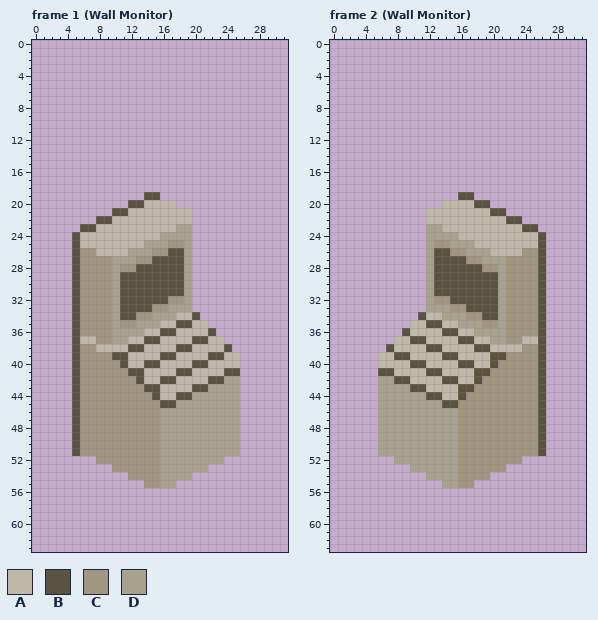
Two versions of one pixel-art file, assets/POI/1-1.aseprite. Above, as it was before the edit.
32x64 pixels, 2 frames. Shown: frame 1 (Wall Monitor), frame 2 (Wall Monitor).
Palette (. is transparent): A #bfb8a8  B #5a5341  C #a19680  D #a8a18e
Pixels before, frame 1 (Wall Monitor), first column x 5:
19 .........BB..........
20 .......BBAAAA........
21 .....BBAAAAAAAA......
22 ...BBAAAAAAAAAA......
23 .BBAAAAAAAAAADD......
24 BAAAAAAAAAADDDD......
25 BAAAAAAAADDDCCD......
26 BCCAAAADDDCCBBD......
27 BCCCCDDDCCBBBBD......
28 BCCCCDCCBBBBBBD......
29 BCCCCDBBBBBBBBD......
30 BCCCCDBBBBBBBBD......
31 BCCCCDBBBBBBBBD......
32 BCCCCDBBBBBBCCD......
33 BCCCCDBBBBCCDDD......
34 BCCCCDBBCCDDDAAB.....
35 BCCCCDCCDDDAABBAA....
36 BCCCCDDDDAABBAAAAB...
37 BAACCDDAABBAAAABBAA..
38 BCCAAAABBAAAABBAAAAB.
39 BCCCCBBAAAABBAAAABBAA
40 BCCCCCBAABBAAAABBAAAA
41 BCCCCCCBBAAAABBAAAABB
42 BCCCCCCCBAABBAAAABBDD
43 BCCCCCCCCBBAAAABBDDDD
44 BCCCCCCCCCBAABBDDDDDD
45 BCCCCCCCCCCBBDDDDDDDD
46 BCCCCCCCCCCDDDDDDDDDD
47 BCCCCCCCCCCDDDDDDDDDD
48 BCCCCCCCCCCDDDDDDDDDD
49 BCCCCCCCCCCDDDDDDDDDD
50 BCCCCCCCCCCDDDDDDDDDD
51 BCCCCCCCCCCDDDDDDDDDD
52 ...CCCCCCCCDDDDDDDD..
53 .....CCCCCCDDDDDD....
54 .......CCCCDDDD......
55 .........CCDD........
Pixels before, frame 2 (Wall Monitor), first column x 6:
19 ..........BB.........
20 ........AAAABB.......
21 ......AAAAAAAABB.....
22 ......AAAAAAAAAABB...
23 ......DDAAAAAAAAAABB.
24 ......DDDDAAAAAAAAAAB
25 ......DCCDDDAAAAAAAAB
26 ......DBBCCDDDAAAACCB
27 ......DBBBBCCDDDCCCCB
28 ......DBBBBBBCCDCCCCB
29 ......DBBBBBBBBDCCCCB
30 ......DBBBBBBBBDCCCCB
31 ......DBBBBBBBBDCCCCB
32 ......DCCBBBBBBDCCCCB
33 ......DDDCCBBBBDCCCCB
34 .....BAADDDCCBBDCCCCB
35 ....AABBAADDDCCDCCCCB
36 ...BAAAABBAADDDDCCCCB
37 ..AABBAAAABBAADDCCAAB
38 .BAAAABBAAAABBAAAACCB
39 AABBAAAABBAAAABBCCCCB
40 AAAABBAAAABBAABCCCCCB
41 BBAAAABBAAAABBCCCCCCB
42 DDBBAAAABBAABCCCCCCCB
43 DDDDBBAAAABBCCCCCCCCB
44 DDDDDDBBAABCCCCCCCCCB
45 DDDDDDDDBBCCCCCCCCCCB
46 DDDDDDDDDDCCCCCCCCCCB
47 DDDDDDDDDDCCCCCCCCCCB
48 DDDDDDDDDDCCCCCCCCCCB
49 DDDDDDDDDDCCCCCCCCCCB
50 DDDDDDDDDDCCCCCCCCCCB
51 DDDDDDDDDDCCCCCCCCCCB
52 ..DDDDDDDDCCCCCCCC...
53 ....DDDDDDCCCCCC.....
54 ......DDDDCCCC.......
55 ........DDCC.........
Once edited:
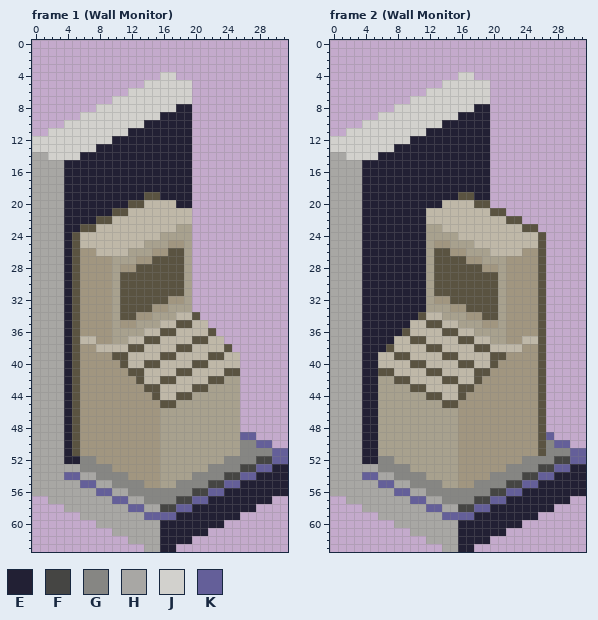
Colours new in this view: E #222034  F #454543  G #868683  H #a8a7a4  J #d2d1cd  K #645f99
Difference:
layer "Base" now shown
Changed rows in their new state; - is an unchanged pixel.
Frame 1 (Wall Monitor), layer "Base":
first column x 0:
 4 ----------------JJ--------------
 5 --------------JJJJJJ------------
 6 ------------JJJJJJJJ------------
 7 ----------JJJJJJJJJJ------------
 8 --------JJJJJJJJJJEE------------
 9 ------JJJJJJJJJJEEEE------------
10 ----JJJJJJJJJJEEEEEE------------
11 --JJJJJJJJJJEEEEEEEE------------
12 JJJJJJJJJJEEEEEEEEEE------------
13 JJJJJJJJEEEEEEEEEEEE------------
14 HHJJJJEEEEEEEEEEEEEE------------
15 HHHHEEEEEEEEEEEEEEEE------------
16 HHHHEEEEEEEEEEEEEEEE------------
17 HHHHEEEEEEEEEEEEEEEE------------
18 HHHHEEEEEEEEEEEEEEEE------------
19 HHHHEEEEEEEEEE--EEEE------------
20 HHHHEEEEEEEE------EE------------
21 HHHHEEEEEE----------------------
22 HHHHEEEE------------------------
23 HHHHEE--------------------------
24 HHHHE---------------------------
25 HHHHE---------------------------
26 HHHHE---------------------------
27 HHHHE---------------------------
28 HHHHE---------------------------
29 HHHHE---------------------------
30 HHHHE---------------------------
31 HHHHE---------------------------
32 HHHHE---------------------------
33 HHHHE---------------------------
34 HHHHE---------------------------
35 HHHHE---------------------------
36 HHHHE---------------------------
37 HHHHE---------------------------
38 HHHHE---------------------------
39 HHHHE---------------------------
40 HHHHE---------------------------
41 HHHHE---------------------------
42 HHHHE---------------------------
43 HHHHE---------------------------
44 HHHHE---------------------------
45 HHHHE---------------------------
46 HHHHE---------------------------
47 HHHHE---------------------------
48 HHHHE---------------------------
49 HHHHE---------------------KK----
50 HHHHE---------------------GGKK--
51 HHHHE---------------------GGGGKK
52 HHHHEEGG----------------GGGGFFKK
53 HHHHHHGGGG------------GGGGFFKKEE
54 HHHHKKHHGGGG--------GGGGFFKKEEEE
55 HHHHHHKKHHGGGG----GGGGFFKKEEEEEE
56 HHHHHHHHKKHHGGGGGGGGFFKKEEEEEEEE
57 --HHHHHHHHKKHHGGGGFFKKEEEEEEEE--
58 ----HHHHHHHHKKHHFFKKEEEEEEEE----
59 ------HHHHHHHHKKKKEEEEEEEE------
60 --------HHHHHHHHEEEEEEEE--------
61 ----------HHHHHHEEEEEE----------
62 ------------HHHHEEEE------------
63 --------------HHEE--------------
Frame 2 (Wall Monitor), layer "Base":
first column x 0:
 4 ----------------JJ--------------
 5 --------------JJJJJJ------------
 6 ------------JJJJJJJJ------------
 7 ----------JJJJJJJJJJ------------
 8 --------JJJJJJJJJJEE------------
 9 ------JJJJJJJJJJEEEE------------
10 ----JJJJJJJJJJEEEEEE------------
11 --JJJJJJJJJJEEEEEEEE------------
12 JJJJJJJJJJEEEEEEEEEE------------
13 JJJJJJJJEEEEEEEEEEEE------------
14 HHJJJJEEEEEEEEEEEEEE------------
15 HHHHEEEEEEEEEEEEEEEE------------
16 HHHHEEEEEEEEEEEEEEEE------------
17 HHHHEEEEEEEEEEEEEEEE------------
18 HHHHEEEEEEEEEEEEEEEE------------
19 HHHHEEEEEEEEEEEE--EE------------
20 HHHHEEEEEEEEEE------------------
21 HHHHEEEEEEEE--------------------
22 HHHHEEEEEEEE--------------------
23 HHHHEEEEEEEE--------------------
24 HHHHEEEEEEEE--------------------
25 HHHHEEEEEEEE--------------------
26 HHHHEEEEEEEE--------------------
27 HHHHEEEEEEEE--------------------
28 HHHHEEEEEEEE--------------------
29 HHHHEEEEEEEE--------------------
30 HHHHEEEEEEEE--------------------
31 HHHHEEEEEEEE--------------------
32 HHHHEEEEEEEE--------------------
33 HHHHEEEEEEEE--------------------
34 HHHHEEEEEEE---------------------
35 HHHHEEEEEE----------------------
36 HHHHEEEEE-----------------------
37 HHHHEEEE------------------------
38 HHHHEEE-------------------------
39 HHHHEE--------------------------
40 HHHHEE--------------------------
41 HHHHEE--------------------------
42 HHHHEE--------------------------
43 HHHHEE--------------------------
44 HHHHEE--------------------------
45 HHHHEE--------------------------
46 HHHHEE--------------------------
47 HHHHEE--------------------------
48 HHHHEE--------------------------
49 HHHHEE---------------------K----
50 HHHHEE---------------------GKK--
51 HHHHEE---------------------GGGKK
52 HHHHEEGG----------------GGGGFFKK
53 HHHHHHGGGG------------GGGGFFKKEE
54 HHHHKKHHGGGG--------GGGGFFKKEEEE
55 HHHHHHKKHHGGGG----GGGGFFKKEEEEEE
56 HHHHHHHHKKHHGGGGGGGGFFKKEEEEEEEE
57 --HHHHHHHHKKHHGGGGFFKKEEEEEEEE--
58 ----HHHHHHHHKKHHFFKKEEEEEEEE----
59 ------HHHHHHHHKKKKEEEEEEEE------
60 --------HHHHHHHHEEEEEEEE--------
61 ----------HHHHHHEEEEEE----------
62 ------------HHHHEEEE------------
63 --------------HHEE--------------
